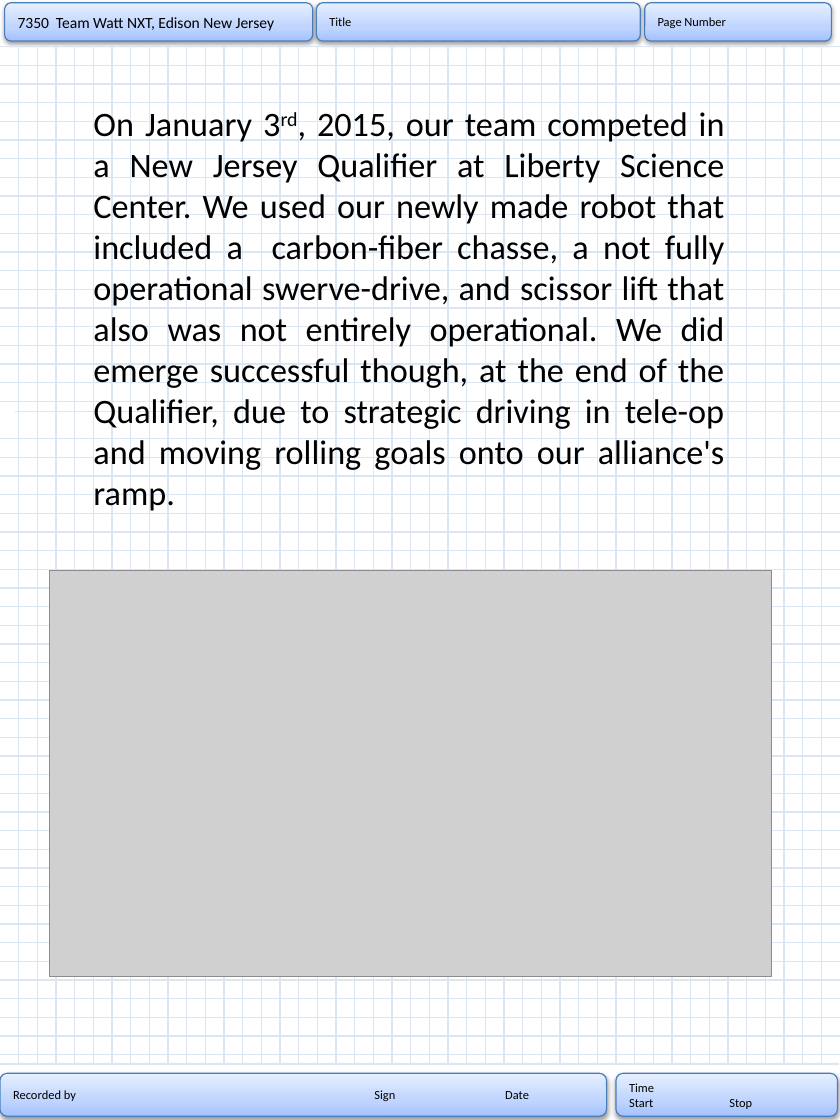
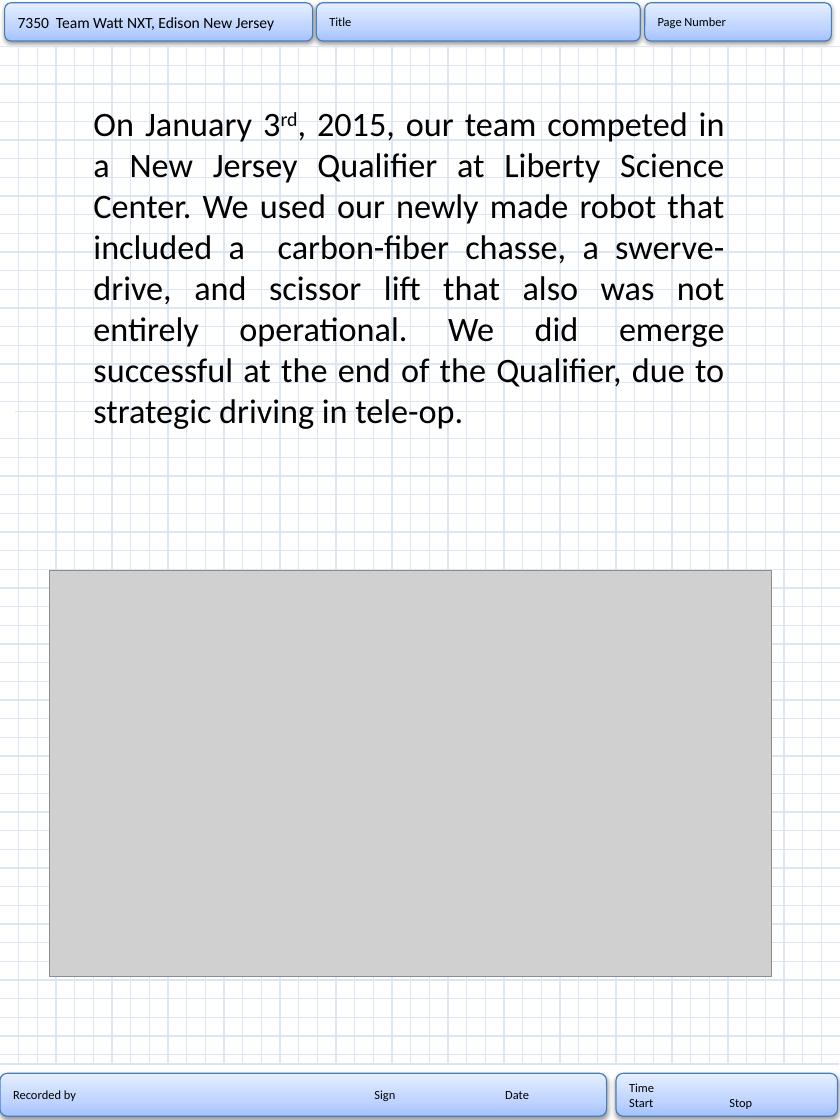
Before and after one commit to SayWatt7350/2014, a slide deck: slide 1 of 7350 nj qualifier entry.pptx. Drawn at 840x1120 pixels with LibreOffice and Linux fonts; fonts in the diff are those of the drawing; grey boxes stand for pictures. Boxes give left, top, right and bottom in pixels: in the first picture for what was removed or moved away, otherwise in the second. Text is boxed around its words. In the diff, an @@ line names an element or a change of style, - is before the commit and + after.

Commit message:
uploaded PowerPoint file of NJ Qualifier Entry

```diff
--- a/7350 nj qualifier entry.pptx
+++ b/7350 nj qualifier entry.pptx
@@ text at (93,112,725,429): text changed @@
-On January 3rd, 2015, our team competed in a New Jersey Qualifier at Liberty Science Center. We used our newly made robot that included a carbon-fiber chasse, a not fully operational swerve-drive, and scissor lift that also was not entirely operational. We did emerge successful though, at the end of the Qualifier, due to strategic driving in tele-op and moving rolling goals onto our alliance's ramp.
+On January 3rd, 2015, our team competed in a New Jersey Qualifier at Liberty Science Center. We used our newly made robot that included a carbon-fiber chasse, a swerve-drive, and scissor lift that also was not entirely operational. We did emerge successful at the end of the Qualifier, due to strategic driving in tele-op.
```
Also in this commit, not shown: 1 other slide changed.
